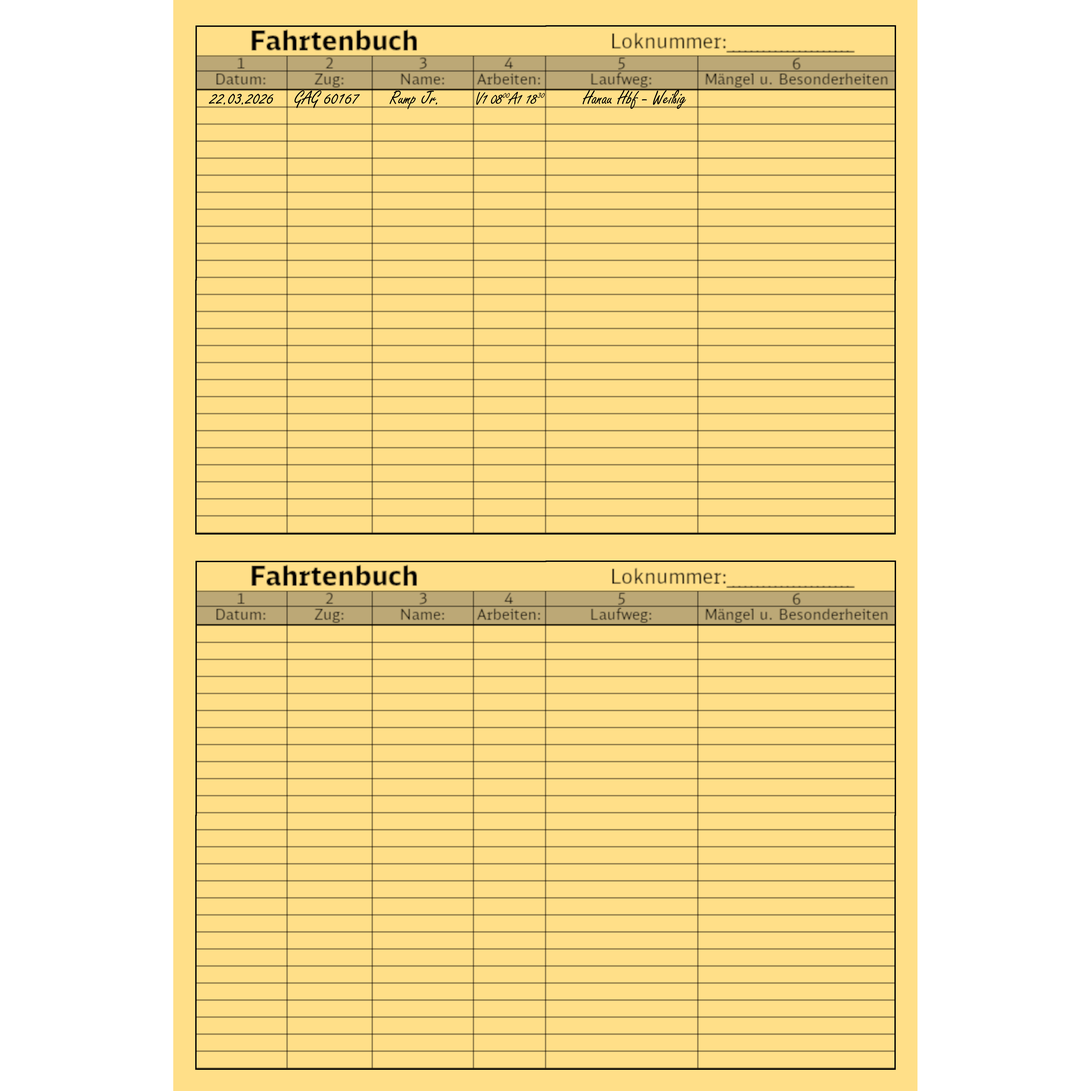
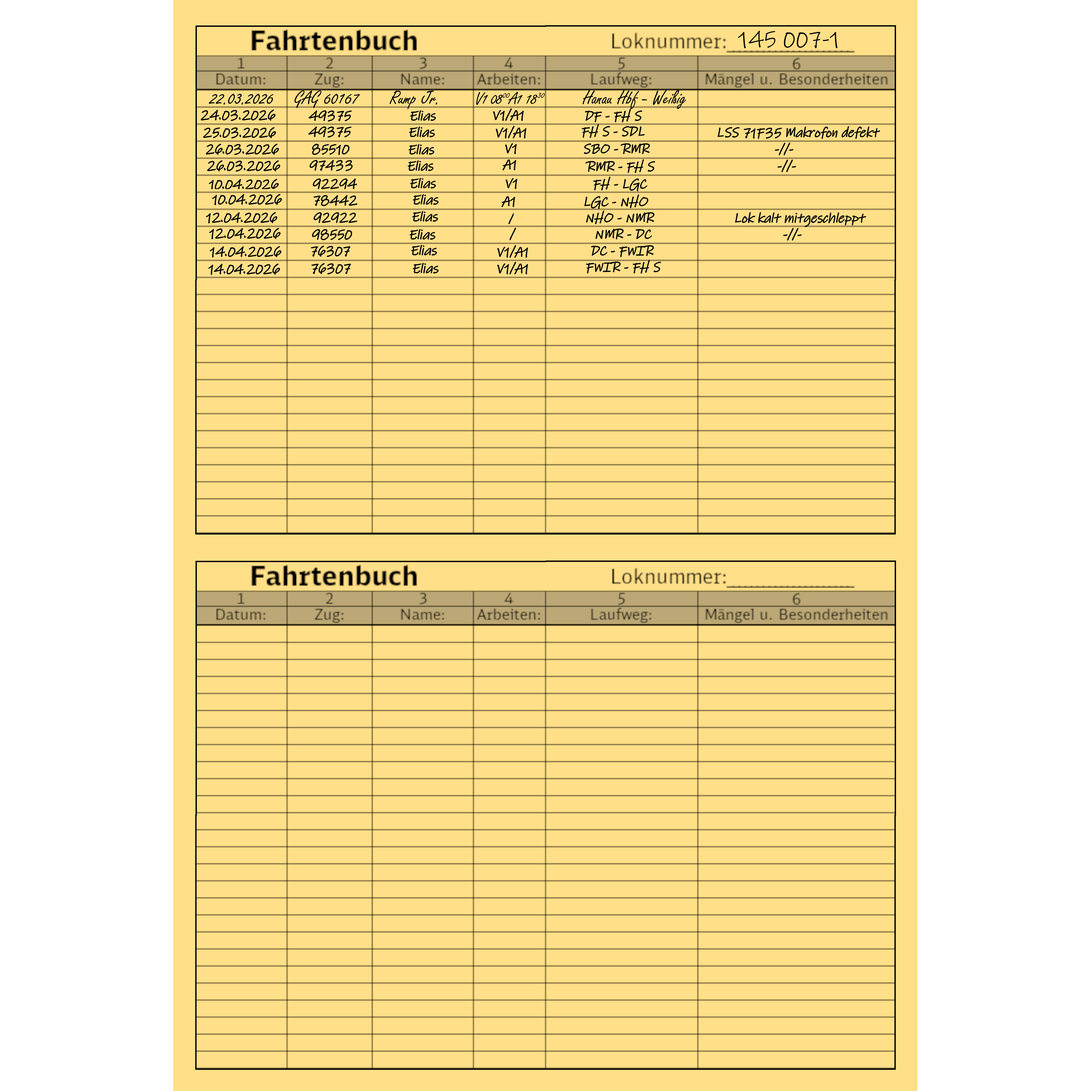
The second 1091 × 1091 image is a revision of the first. Changes to its layers:
added layer "25.03.2026" above "DF - FH S" over [203,126,277,139]
added layer "DF - FH S" above "V1 #1" over [585,108,643,123]
added layer "10.04.2026" above "-//- #1" over [209,178,279,190]
added layer "FWIR - FH S" above "V1/A1 #3" over [586,259,662,274]
added layer "14.04.2026 #1" above "DC - FWIR" over [208,263,281,276]
added layer "DC - FWIR" above "V1/A1 #2" over [591,245,655,258]
added layer "14.04.2026" above "-//- #2" over [209,246,282,258]
added layer "NMR - DC" above "/ #1" over [595,228,653,240]
added layer "12.04.2026 #1" above "Lok kalt mitgeschleppt" over [209,227,281,240]
added layer "Lok kalt mitgeschleppt" above "NHO - NMR" over [735,211,867,228]
added layer "NHO - NMR" above "/" over [586,210,655,225]
added layer "78442" above "10.04.2026 #1" over [313,194,358,207]
added layer "10.04.2026 #1" above "Elias #6" over [212,193,282,206]
added layer "12.04.2026" above "LGC - NHO" over [206,211,278,224]
added layer "LGC - NHO" above "FH - LGC" over [584,194,649,210]
added layer "FH - LGC" above "RMR - FH S" over [593,176,648,192]
added layer "RMR - FH S" above "A1" over [585,159,656,174]
added layer "26.03.2026 #1" above "-//-" over [207,160,281,172]
added layer "SBO - RMR" above "V1" over [584,143,651,155]
added layer "26.03.2026" above "LSS 71F35 Makrofon defekt" over [205,143,280,156]
added layer "LSS 71F35 Makrofon defekt" above "FH S - SDL" over [717,126,881,139]
added layer "FH S - SDL" above "V1/A1 #1" over [581,124,646,138]
added layer "24.03.2026" above "145 007-1" over [200,109,276,122]
added layer "145 007-1" above "00 30" over [738,30,838,49]
…and 32 more changes (32 added)
